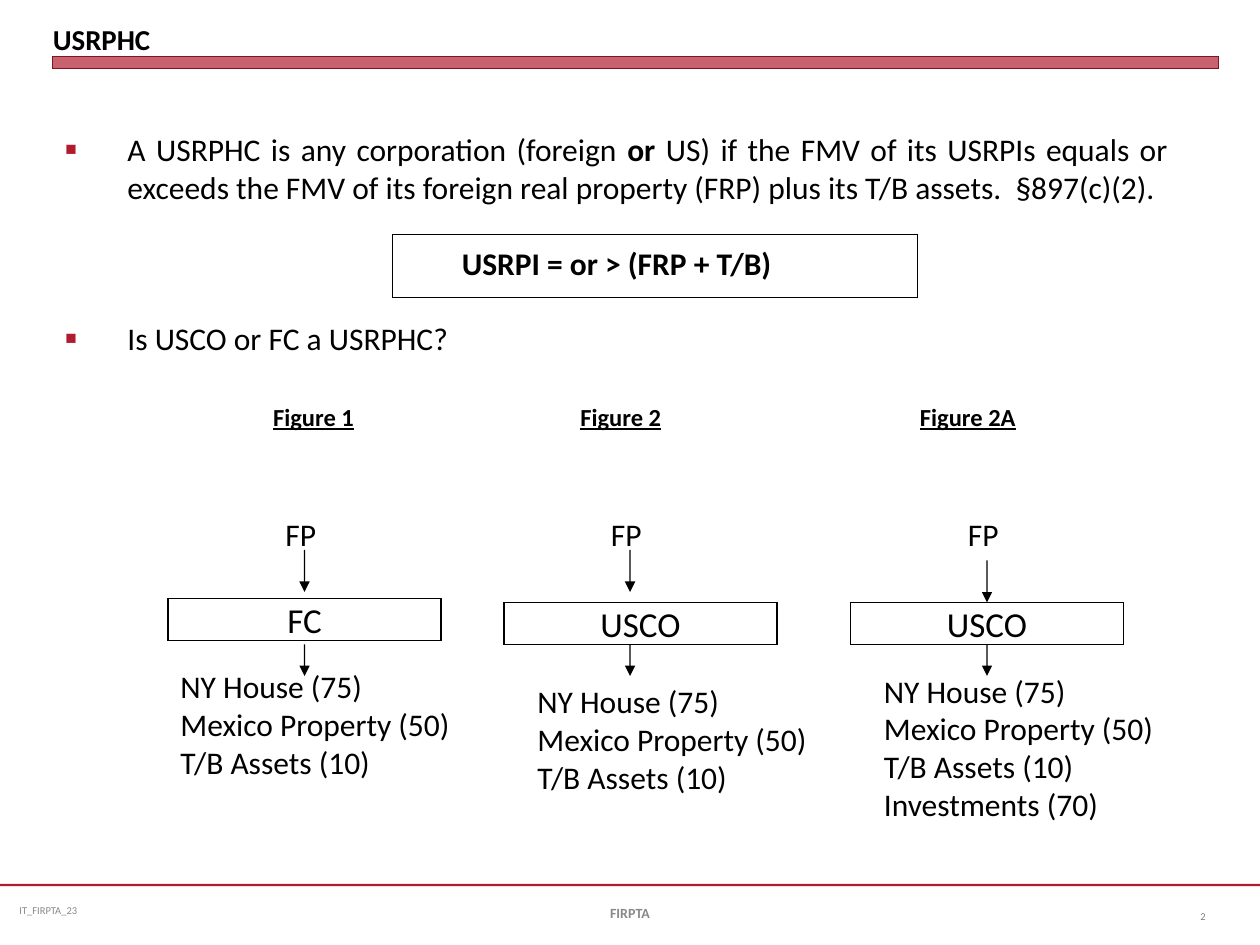
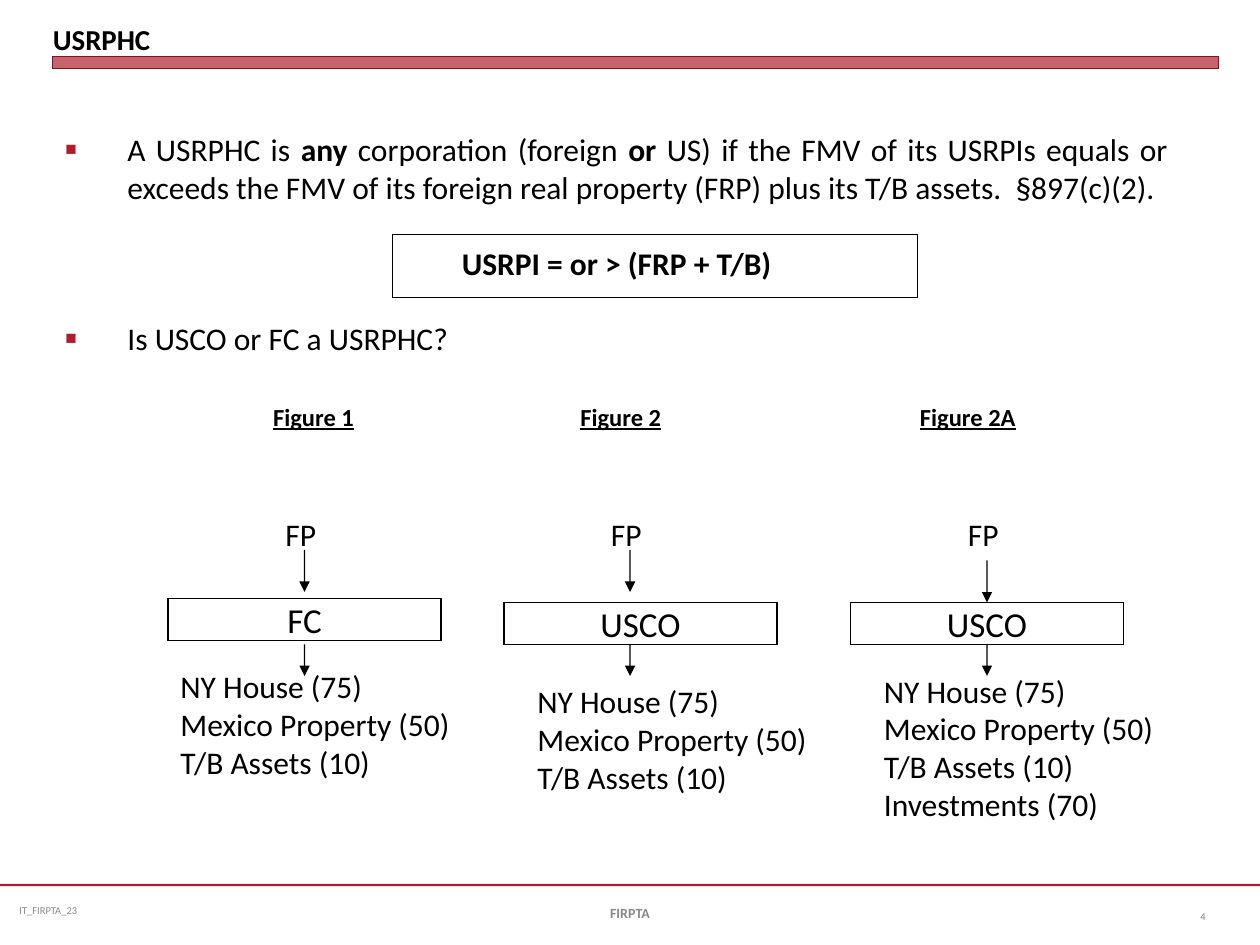
Before and after one commit to jmc877/International-Tax, a slide deck: slide 4 of slides/IT_Slides_FIRPTA_23.pptx (slide 2 before the commit). Drawn at 1260x945 pixels with LibreOffice and Linux fonts; fonts in the diff are those of the drawing. Boxes give left, top, right and bottom in pixels: in the first picture for what was removed or moved away, otherwise in the second. Text is boxed around its words. In the diff, an @@ line names an element or a change of style, - is before the commit and + after.

```diff
--- a/slides/IT_Slides_FIRPTA_23.pptx
+++ b/slides/IT_Slides_FIRPTA_23.pptx
@@ text at <box>127,138,1168,205</box>: bold on in "any" @@
@@ page number at <box>1200,913,1205,920</box>: text changed @@
-2
+4
```
Also in this commit, not shown: 7 other slides changed, 3 slides added, 3 other files.
